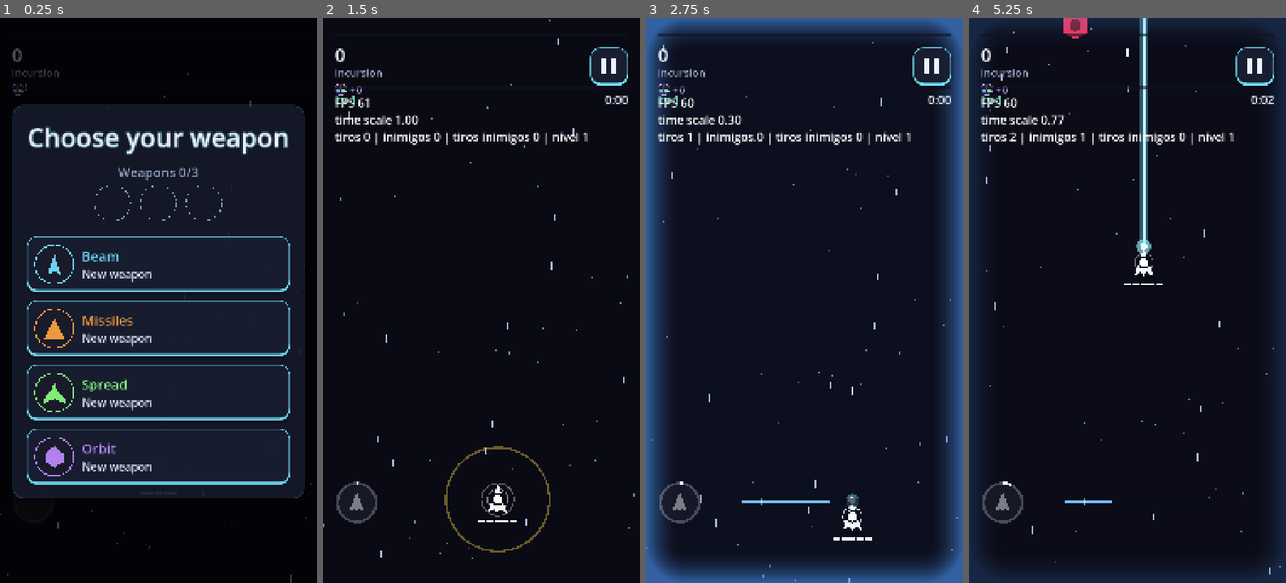
Above: before the commit, frames 1-4 (left to right).
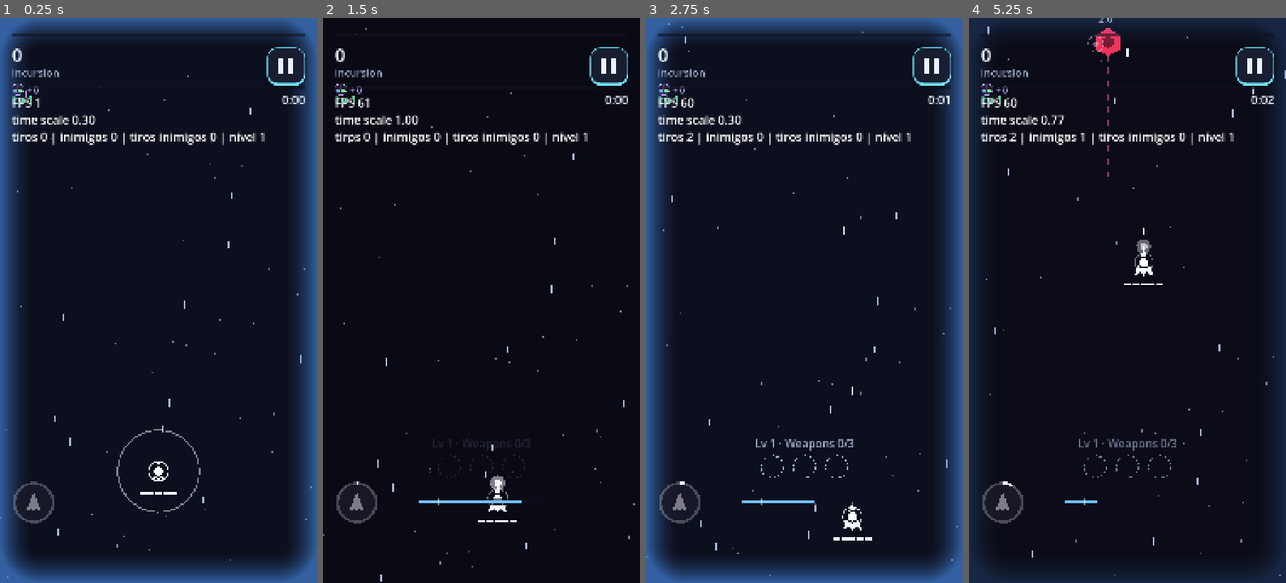
Above: after the commit, the same moments.

Repository: GDPonsoni/Nucleon-Squad-3D
Game: Godot game, scene res://scenes/run.tscn
Two runs of this game, one before a commit and one after it. Both use one fixed random seed, a clock stepped at 60 frames per second and the inputs below. This scene is started directly instead of the project's main scene.
Inputs (mouse positions are in pixels of both pictures, inside the frame that each line leads up to):
- Up to frame 1 (0.25 s): no input
- Up to frame 2 (1.5 s): move the mouse to (551, 272) at 0.52 s; hold Right (ui_right) 0.53-1.25 s; click (551, 272) at 0.67 s; drag from (418, 328) to (465, 413) at 1.27 s
- Up to frame 3 (2.75 s): move the mouse to (836, 176) at 2.02 s; hold Right (ui_right) from 2.03 s (still down); click (836, 176) at 2.17 s
- Up to frame 4 (5.25 s): release Right (ui_right) at 2.75 s; drag from (1111, 413) to (1032, 215) at 2.77 s; move the mouse to (1222, 385) at 3.52 s; hold Left (ui_left) 3.53-4.25 s; click (1222, 385) at 3.67 s; drag from (1032, 215) to (1079, 159) at 4.27 s; move the mouse to (1143, 300) at 5.02 s; hold Left (ui_left) from 5.03 s (still down); click (1143, 300) at 5.17 s

The runs differ from the first frame. In frame 1, 32% of the frame differs, in the area x 0-100%, y 0-100%; in frame 2, 1.2%; in frame 3, 0.7%; in frame 4, 2.3%.

Commit message:
tune(run): XP mais lento, 1ª arma no 1º nível e armas visíveis na câmera lenta
Co-Authored-By: Claude Opus 5.5 <noreply@anthropic.com>

Diff:
--- a/scripts/core/params.gd
+++ b/scripts/core/params.gd
@@ -543,6 +543,9 @@
 var run_card_font_size: int = 46
 var run_card_detail_font_size: int = 38
 var run_slot_size: float = 130.0  # espaços de arma (pausa e tela de nível)
+var run_slot_compact_size: float = 84.0  # espaços na câmera lenta
+var run_slow_loadout_bottom: float = 330.0  # acima da barra de energia (a partir da margem de baixo)
+var run_slow_loadout_fade_seconds: float = 0.2
 var run_slot_pip_size: Vector2 = Vector2(18.0, 8.0)  # nível da arma, embaixo do espaço
 var run_slot_empty_color: Color = Color(1.0, 1.0, 1.0, 0.25)
 var powerup_fall_speed: float = 150.0  # px/s
--- a/scripts/run/level_up_menu.gd
+++ b/scripts/run/level_up_menu.gd
@@ -7,7 +7,7 @@
 
 var progress: RunProgress
 var choices: Array[RunChoice] = []
-var first_pick: bool = false  # início da partida: "escolha sua arma"
+var first_pick: bool = false  # 1ª arma da partida: "escolha sua arma"
 
 
 static func open_choices(parent: Node, run_progress: RunProgress, options: Array[RunChoice], is_first: bool) -> LevelUpMenu:
@@ -23,12 +23,11 @@
 
 func _build_body() -> void:
 	back_handler = func() -> void: pass  # Voltar não fecha: a escolha é obrigatória
-	if not first_pick:
-		var level := UiFactory.make_subtitle("")
-		level.auto_translate_mode = Node.AUTO_TRANSLATE_MODE_DISABLED
-		level.text = tr("RUN_LEVEL") % progress.level
-		level.add_theme_color_override("font_color", Params.run_xp_color)
-		body.add_child(level)
+	var level := UiFactory.make_subtitle("")
+	level.auto_translate_mode = Node.AUTO_TRANSLATE_MODE_DISABLED
+	level.text = tr("RUN_LEVEL") % progress.level
+	level.add_theme_color_override("font_color", Params.run_xp_color)
+	body.add_child(level)
 	body.add_child(RunLoadoutView.build(progress))
 	for choice in choices:
 		body.add_child(_card(choice))
--- a/scripts/run/run_game.gd
+++ b/scripts/run/run_game.gd
@@ -2,6 +2,7 @@
 ## Modo roguelike (nome provisório): nave branca única com ataque frontal e até 3 armas
 ## escolhidas ao subir de nível com o XP dos orbes. Estende a partida da campanha pelos
 ## ganchos de modo. Regras em data/run/run_mode.tres (RunModeData).
+## Começa só com o ataque frontal; a 1ª arma vem no 1º nível.
 ## Etapa (a): ondas provisórias (uma fase da campanha em laço), sem chefes nem escala.
 
 var mode: RunModeData
@@ -11,7 +12,6 @@
 var _rng := RandomNumberGenerator.new()
 var _clock: float = 0.0
 var _choosing: bool = false
-var _first_pick_done: bool = false
 var _equipped: Dictionary = {}  # id do corpo -> Weapon montada na nave
 
 
@@ -88,7 +88,7 @@
 	results_menu.title_text = tr("RUN_MODE_NAME")
 	results_menu.restart_path = ScenePaths.RUN
 	results_menu.back_path = ScenePaths.MENU
-	_open_choices.call_deferred(true)
+	run_hud.time_controller = time_controller
 
 
 func _on_enemy_killed(killed: Enemy) -> void:
@@ -124,14 +124,16 @@
 	if _match_over:
 		return
 	_clock += delta
-	if progress.pending > 0 and not _choosing and _first_pick_done:
-		_open_choices(false)
+	if progress.pending > 0 and not _choosing:
+		_open_choices()
 
 
-func _open_choices(first: bool) -> void:
+## Até o 1º nível só o ataque frontal; a partir dele, 4 opções por nível.
+func _open_choices() -> void:
 	if _match_over:
 		return
-	var options: Array[RunChoice] = progress.roll_choices(_rng, _available(), not first)
+	var first: bool = progress.owned.is_empty()
+	var options: Array[RunChoice] = progress.roll_choices(_rng, _available())
 	if options.is_empty():
 		progress.pending = 0
 		return
@@ -139,15 +141,9 @@
 	get_tree().paused = true
 	pause_menu.disable()
 	var menu := LevelUpMenu.open_choices(self, progress, options, first)
-	if first:
-		Audio.play(&"ui_confirm")
-	else:
-		Audio.play(&"weapon_levelup")
-		Haptics.play(&"nivel_arma")
+	Audio.play(&"weapon_levelup")
+	Haptics.play(&"nivel_arma")
 	var choice: RunChoice = await menu.chosen
-	if first:
-		progress.pending += 1  # a escolha inicial não gasta nível
-		_first_pick_done = true
 	progress.apply(choice)
 	if choice.kind == RunChoice.Kind.QUARKS:
 		state.quarks += choice.quarks
--- a/scripts/run/run_hud.gd
+++ b/scripts/run/run_hud.gd
@@ -1,9 +1,14 @@
 class_name RunHud
 extends CanvasLayer
 ## HUD extra do modo roguelike: barra de XP com o nível à esquerda e o tempo de partida à direita.
+## Na câmera lenta voluntária, mostra os espaços de arma (compactos) acima da barra de energia.
 
 var progress: RunProgress
 var clock: Callable  # devolve os segundos de partida
+var time_controller: TimeController
+var _loadout_box: Control
+var _loadout_alpha: float = 0.0
+var _last_usec: int = 0
 var _canvas: Control
 var _level_label: Label
 var _time_label: Label
@@ -20,6 +25,21 @@
 	_level_label = _label(HORIZONTAL_ALIGNMENT_LEFT)
 	_level_label.add_theme_color_override("font_color", Params.run_xp_color)
 	_time_label = _label(HORIZONTAL_ALIGNMENT_RIGHT)
+	_loadout_box = CenterContainer.new()
+	_loadout_box.mouse_filter = Control.MOUSE_FILTER_IGNORE
+	_loadout_box.modulate.a = 0.0
+	_canvas.add_child(_loadout_box)
+	_last_usec = Time.get_ticks_usec()
+	if progress != null:
+		progress.loadout_changed.connect(_rebuild_loadout)
+		progress.leveled_up.connect(func(_level: int) -> void: _rebuild_loadout())
+		_rebuild_loadout()
+
+
+func _rebuild_loadout() -> void:
+	for child in _loadout_box.get_children():
+		child.queue_free()
+	_loadout_box.add_child(RunLoadoutView.build(progress, true))
 
 
 func _label(align: HorizontalAlignment) -> Label:
@@ -44,6 +64,15 @@
 	_time_label.text = "%d:%02d" % [seconds / 60, seconds % 60]
 	_time_label.position = Vector2(Params.hud_margin.x, y)
 	_time_label.size.x = width
+	# Espaços de arma aparecem suavemente na câmera lenta (tempo real)
+	var now: int = Time.get_ticks_usec()
+	var real_delta: float = (now - _last_usec) / 1_000_000.0
+	_last_usec = now
+	var wanted: bool = time_controller != null and time_controller.is_voluntary_slow()
+	_loadout_alpha = move_toward(_loadout_alpha, 1.0 if wanted else 0.0, real_delta / Params.run_slow_loadout_fade_seconds)
+	_loadout_box.modulate.a = _loadout_alpha
+	_loadout_box.size = Vector2(_canvas.size.x, 0.0)
+	_loadout_box.position = Vector2(0.0, _canvas.size.y - Params.no_switcher_bottom_margin - Params.run_slow_loadout_bottom)
 	_canvas.queue_redraw()
 
 
--- a/scripts/run/run_loadout_view.gd
+++ b/scripts/run/run_loadout_view.gd
@@ -4,20 +4,26 @@
 ## nível de cada arma em tracinhos embaixo. Usado na pausa e na tela de subir de nível.
 
 var _progress: RunProgress
+var compact: bool = false  # versão menor, sem nomes (câmera lenta)
 
 
-static func build(progress: RunProgress) -> RunLoadoutView:
+static func build(progress: RunProgress, is_compact: bool = false) -> RunLoadoutView:
 	var view := RunLoadoutView.new()
 	view._progress = progress
+	view.compact = is_compact
 	return view
 
 
 func _ready() -> void:
 	alignment = BoxContainer.ALIGNMENT_CENTER
 	add_theme_constant_override("separation", 10)
+	mouse_filter = Control.MOUSE_FILTER_IGNORE
 	var caption := UiFactory.make_subtitle("")
 	caption.auto_translate_mode = Node.AUTO_TRANSLATE_MODE_DISABLED
 	caption.text = tr("RUN_SLOTS") % [_progress.slots_used(), _progress.mode.weapon_slots]
+	if compact:
+		caption.text = "%s · %s" % [tr("RUN_LEVEL") % _progress.level, caption.text]
+		caption.add_theme_font_size_override("font_size", Params.run_card_detail_font_size)
 	add_child(caption)
 	var row := HBoxContainer.new()
 	row.alignment = BoxContainer.ALIGNMENT_CENTER
@@ -31,16 +37,17 @@
 func _slot(ship: BodyData) -> Control:
 	var column := VBoxContainer.new()
 	column.add_theme_constant_override("separation", 8)
+	var slot_size: float = Params.run_slot_compact_size if compact else Params.run_slot_size
 	var icon := ShipIcon.new()
-	icon.custom_minimum_size = Vector2.ONE * Params.run_slot_size
+	icon.custom_minimum_size = Vector2.ONE * slot_size
 	icon.body = ship
 	column.add_child(icon)
 	var pips := Control.new()
-	pips.custom_minimum_size = Vector2(Params.run_slot_size, Params.run_slot_pip_size.y + 4.0)
+	pips.custom_minimum_size = Vector2(slot_size, Params.run_slot_pip_size.y + 4.0)
 	pips.mouse_filter = Control.MOUSE_FILTER_IGNORE
 	pips.draw.connect(func() -> void: _draw_pips(pips, ship))
 	column.add_child(pips)
-	if ship != null:
+	if ship != null and not compact:
 		var name_label := UiFactory.make_subtitle(ship.name_key)
 		name_label.add_theme_font_size_override("font_size", Params.run_card_detail_font_size)
 		column.add_child(name_label)
--- a/scripts/run/run_mode_data.gd
+++ b/scripts/run/run_mode_data.gd
@@ -11,8 +11,8 @@
 
 @export_group("XP")
 @export var xp_per_point: float = 0.1  # XP por ponto de pontuação do inimigo destruído
-@export var xp_first_level: float = 20.0  # XP para o 1º nível
-@export var xp_growth: float = 1.22  # cada nível pede isso vezes o anterior
+@export var xp_first_level: float = 120.0  # XP para o 1º nível (~30 s nas ondas iniciais)
+@export var xp_growth: float = 1.3  # cada nível pede isso vezes o anterior (calibrar com a escala da etapa c)
 
 @export_group("Recompensa sem arma para subir")
 ## Quando faltam armas para completar as opções (ou todas estão no máximo).
--- a/tests/run_regressions.gd
+++ b/tests/run_regressions.gd
@@ -13,15 +13,32 @@
 	await _frames(5)
 	var progress: RunProgress = game.get("progress")
 	var player: Player = game.get("player")
-	# Começo: jogo pausado com a escolha da 1ª arma
+	# Começo: só o ataque frontal, sem escolha
+	_check(_menu(game) == null and not get_tree().paused and progress.owned.is_empty(), "começa sem escolha, só o ataque frontal")
+	await get_tree().create_timer(0.6).timeout
+	_check(player.mount.weapons().size() == 1, "só o ataque frontal montado")
+	# 1º nível: escolha da 1ª arma
+	progress.add_xp(progress.xp_needed() + 0.1)
+	await _frames(3)
 	var menu: LevelUpMenu = _menu(game)
-	_check(menu != null and get_tree().paused, "escolha inicial abre pausada")
-	_check(menu != null and menu.choices.size() == 4, "4 opções no começo")
+	_check(menu != null and get_tree().paused and menu.first_pick, "1º nível abre a escolha da 1ª arma")
+	_check(menu != null and menu.choices.size() == 4, "4 opções no 1º nível")
+	await _frames(2)
+	var time: TimeController = game.get("time_controller")
 	var first: RunChoice = menu.choices[0]
 	menu.chosen.emit(first)
 	menu.close()
 	await _frames(3)
 	_check(not get_tree().paused and progress.slots_used() == 1, "arma escolhida, jogo segue")
+	# Câmera lenta mostra os espaços de arma
+	var hud: RunHud = game.get("run_hud")
+	time._on_touch_started(player.position)
+	time.energy = 1.0
+	time._on_touch_ended()
+	await get_tree().create_timer(0.5, true, false, true).timeout
+	var slow_box: Control = hud.get("_loadout_box")
+	_check(slow_box.modulate.a > 0.9, "câmera lenta mostra as armas (%.2f)" % slow_box.modulate.a)
+	time._on_touch_started(player.position)
 	await get_tree().create_timer(0.6).timeout  # a nave termina de se montar
 	_check(player.mount.weapons().size() == 2, "ataque frontal + 1 arma montados (%d)" % player.mount.weapons().size())
 	# XP: sobe de nível e a escolha abre
Not shown, changed: docs/ESTADO_ATUAL.md
